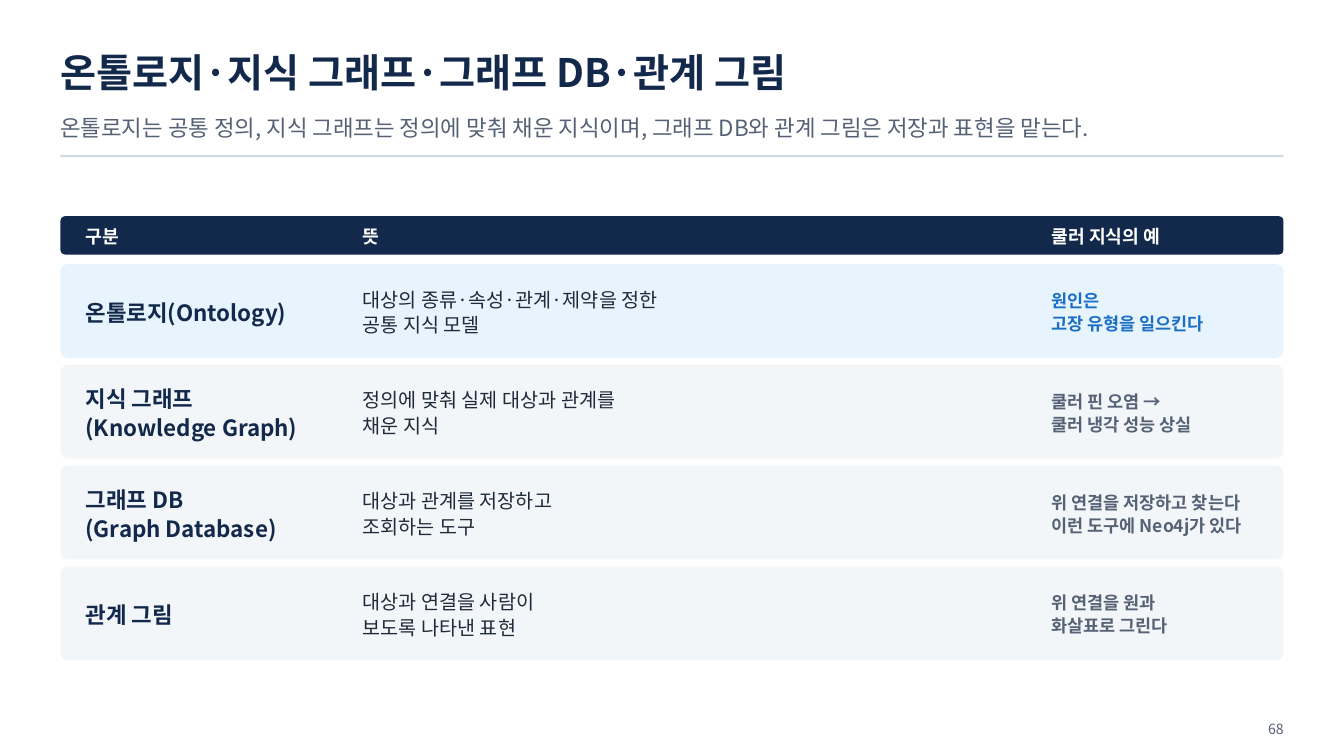
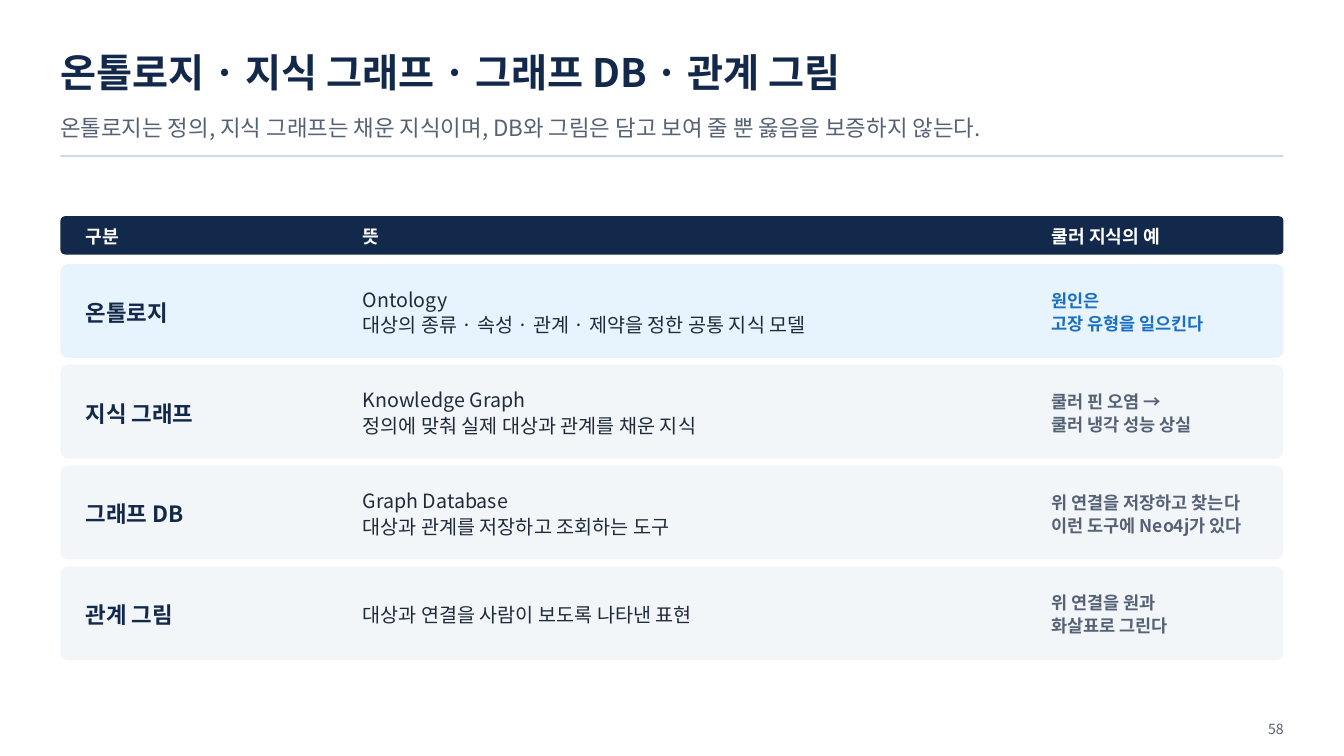
Before and after one commit to uengine-oss/hyd-iot-edu, a slide deck: slide 58 of workspace/강의제작/산출물/통합반/이론/01회차/통합반_01일차.pptx (slide 68 before the commit). Drawn at 1344x756 pixels with LibreOffice and Linux fonts; fonts in the diff are those of the drawing. Boxes give left, top, right and bottom in pixels: in the first picture for what was removed or moved away, otherwise in the second. Text is boxed around its words. In the diff, an @@ line names an element or a change of style, - is before the commit and + after.

Commit message:
1회차 이론 덱 01 · 02 · 03편 마무리와 다른 계정 인계: 02편 적대적 검토 15건 반영(사용자 「다 고쳐」 — 관제 자리 · MQTT 방향 · 화면에 없던 말 · 같은 꼴 반복, 새 삽화 5), 03편 재편 「온톨로지란 무엇이고 왜 필요한가」(앞다리 뺌, 무엇 5 · 왜 3 · 쓰이는 법 5 · 있으면 4, 검토 20건 반영, 새 삽화), 덱 87 → 74장 · 확정 PPTX 같은 판(장빼기 · 장교체 · 쪽번호맞춤 · 노트주입), 02편 대본 새 판, 01편 대본 1장 유압 설비 이름만. 지침 대본 S-4(풀 자리 먼저 정하기 · 한 마디 되짚기) · 덱 자료(장 수 바뀌는 고침), 도구 장구간교체 · 장빼기 · 쪽번호맞춤, 작업 폴더를 커밋되는 근거 폴더로(인계). 03편 대본은 옛 판 — 다음 세션이 새로 씀

```diff
--- a/workspace/강의제작/산출물/통합반/이론/01회차/통합반_01일차.pptx
+++ b/workspace/강의제작/산출물/통합반/이론/01회차/통합반_01일차.pptx
@@ text at (x1=60, y1=54, x2=841, y2=91): spaces changed @@
-온톨로지·지식 그래프·그래프 DB·관계 그림
+온톨로지 · 지식 그래프 · 그래프 DB · 관계 그림
@@ text at (x1=60, y1=117, x2=981, y2=140): text changed @@
-온톨로지는 공통 정의, 지식 그래프는 정의에 맞춰 채운 지식이며, 그래프 DB와 관계 그림은 저장과 표현을 맡는다.
+온톨로지는 정의, 지식 그래프는 채운 지식이며, DB와 그림은 담고 보여 줄 뿐 옳음을 보증하지 않는다.
@@ text at (x1=363, y1=291, x2=805, y2=334): text changed @@
-대상의 종류·속성·관계·제약을 정한
-공통 지식 모델
+Ontology
+대상의 종류 · 속성 · 관계 · 제약을 정한 공통 지식 모델
@@ text at (x1=86, y1=302, x2=168, y2=323): text changed @@
-온톨로지(Ontology)
+온톨로지
@@ text at (x1=86, y1=403, x2=194, y2=424): text changed @@
-지식 그래프
-(Knowledge Graph)
+지식 그래프
@@ text at (x1=363, y1=391, x2=696, y2=435): text changed @@
-정의에 맞춰 실제 대상과 관계를
-채운 지식
+Knowledge Graph
+정의에 맞춰 실제 대상과 관계를 채운 지식
@@ text at (x1=86, y1=503, x2=183, y2=524): text changed @@
-그래프 DB
-(Graph Database)
+그래프 DB
@@ text at (x1=363, y1=492, x2=669, y2=536): text changed @@
-대상과 관계를 저장하고
-조회하는 도구
+Graph Database
+대상과 관계를 저장하고 조회하는 도구
@@ text at (x1=363, y1=605, x2=692, y2=624): text changed @@
-대상과 연결을 사람이
-보도록 나타낸 표현
+대상과 연결을 사람이 보도록 나타낸 표현
@@ text at (x1=1268, y1=723, x2=1284, y2=734): text changed @@
-68
+58
```
Also in this commit, not shown: 32 other slides changed, 9 slides added, 22 slides removed, 30 other files.
